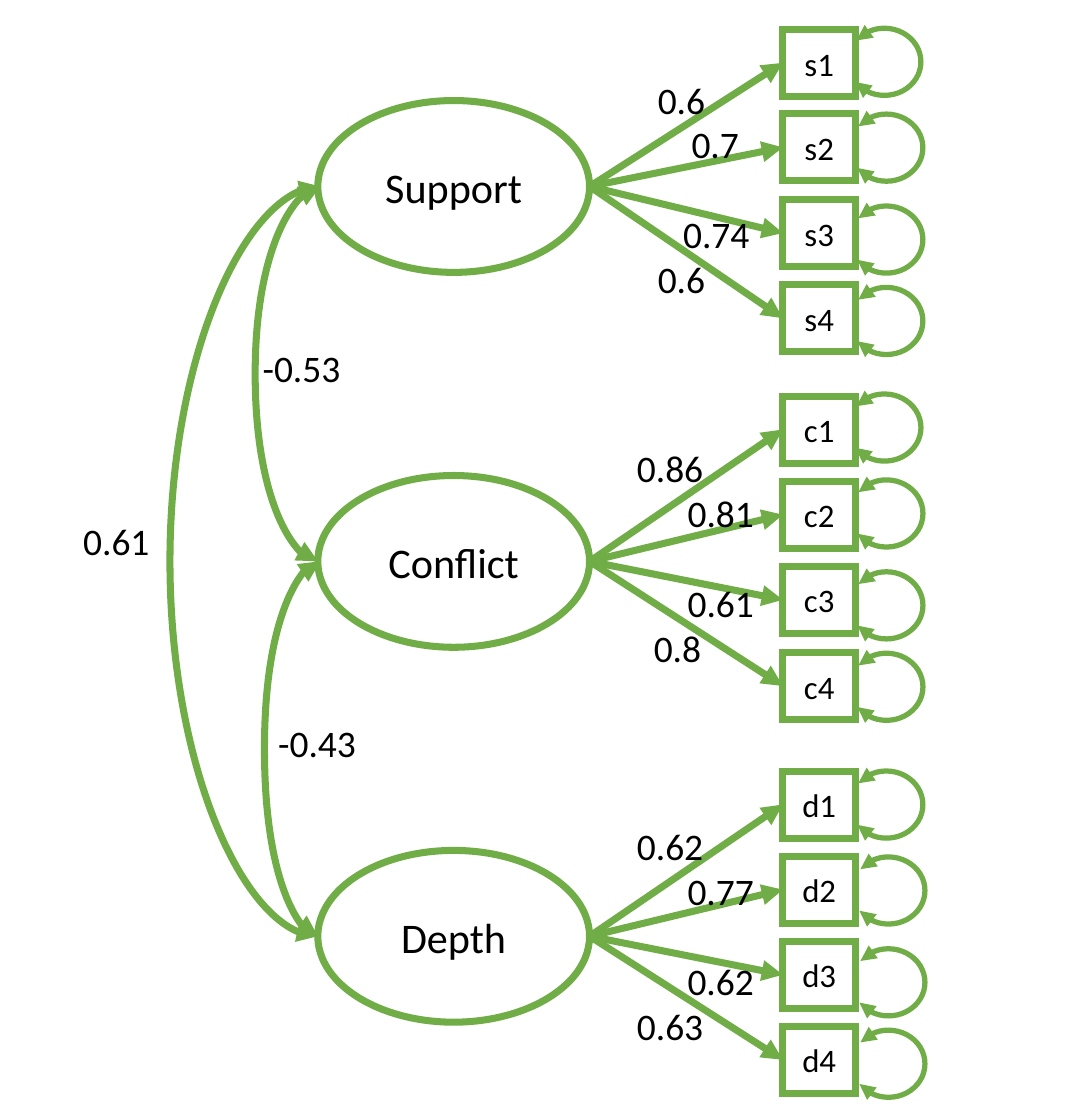
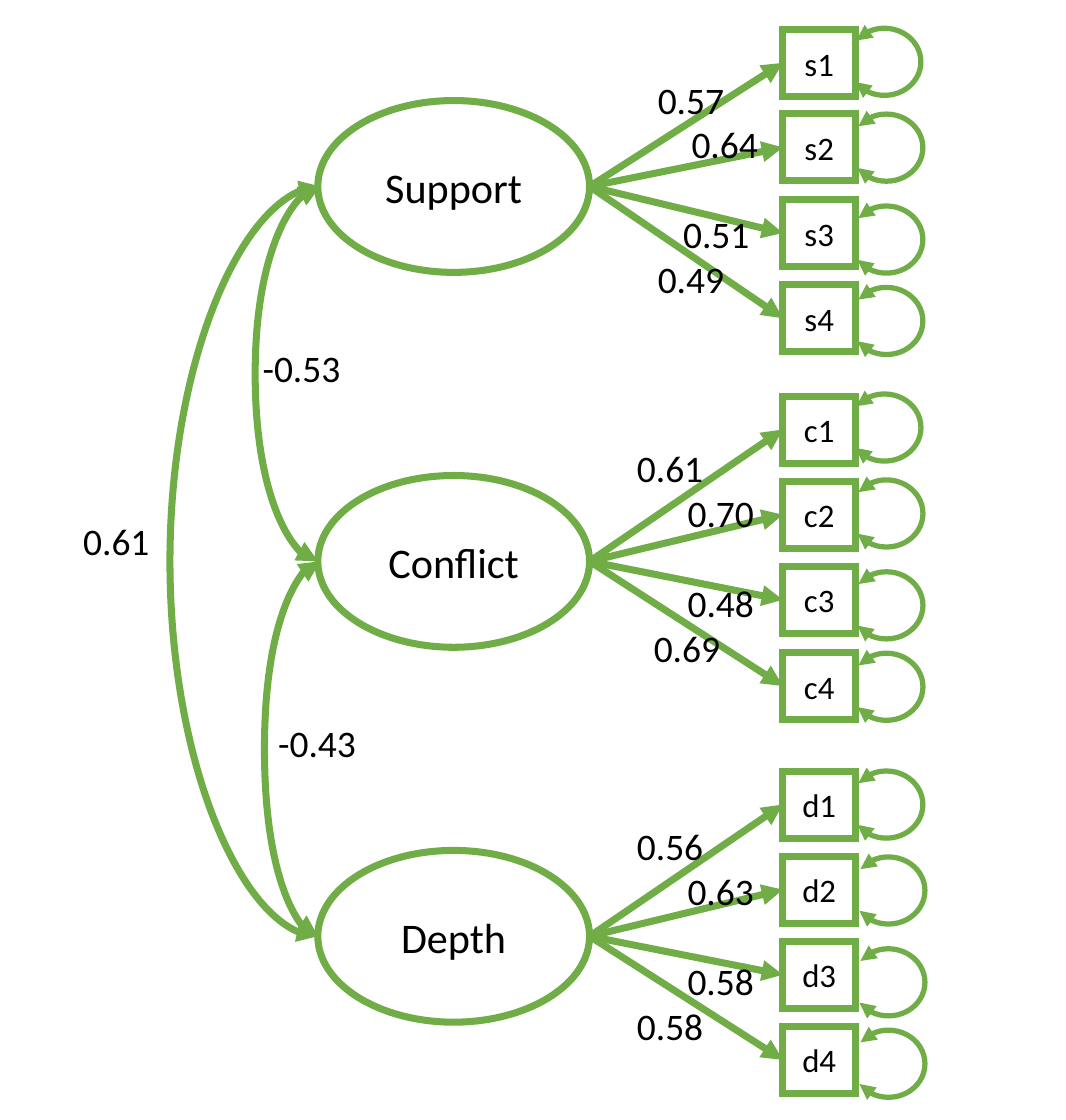
Before and after one commit to uoepsy/dapr3, a slide deck: slide 2 of dapr3_lectures/block2_fa/img_sandbox/qri_example.pptx. Drawn at 1066x1120 pixels with LibreOffice and Linux fonts; fonts in the diff are those of the drawing. Boxes give left, top, right and bottom in pixels: in the first picture for what was removed or moved away, otherwise in the second. Text is boxed around its words. In the diff, an @@ line names an element or a change of style, - is before the commit and + after.

```diff
--- a/dapr3_lectures/block2_fa/img_sandbox/qri_example.pptx
+++ b/dapr3_lectures/block2_fa/img_sandbox/qri_example.pptx
@@ text at [658,89,758,294]: text changed @@
-0.6
-0.7
-0.74
-0.6
+0.57
+0.64
+0.51
+0.49
@@ text at [637,456,754,537]: paragraphs removed @@
-0.86
-0.81
@@ text at [654,496,754,663]: text changed @@
-0.8
+0.70
+0.48
+0.69
@@ text at [637,834,703,870]: text changed @@
-0.62
-0.77
-0.62
+0.56
@@ text at [637,963,754,1041]: paragraphs added @@
+0.58
+0.58
```
Also in this commit, not shown: 2 other slides changed, 51 other files.
